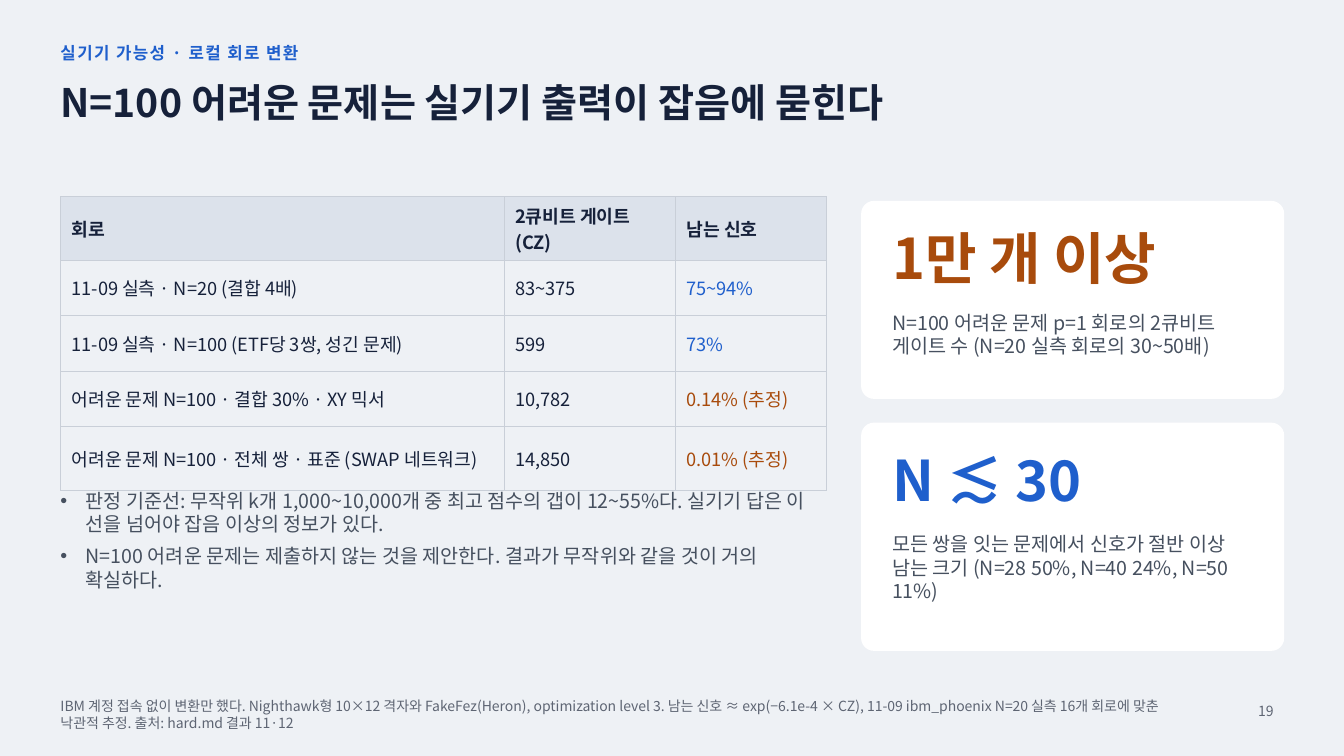
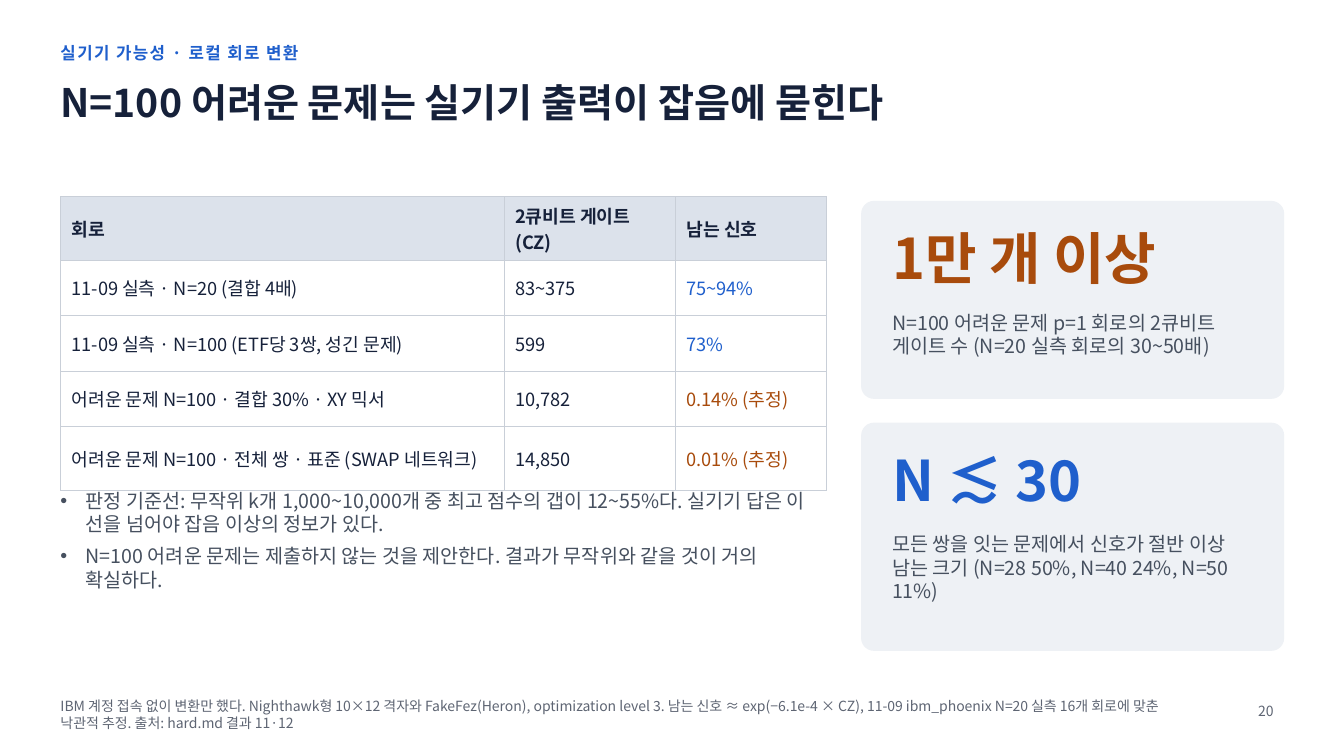
Before and after one commit to 202155570/norma-qaoa, a slide deck: slide 20 of docs/qaoa_achievements_2026-11-19.pptx (slide 19 before the commit). Drawn at 1344x756 pixels with LibreOffice and Linux fonts; fonts in the diff are those of the drawing. Boxes give left, top, right and bottom in pixels: in the first picture for what was removed or moved away, otherwise in the second. Text is boxed around its words. In the diff, an @@ line names an element or a change of style, - is before the commit and + after.

```diff
--- a/docs/qaoa_achievements_2026-11-19.pptx
+++ b/docs/qaoa_achievements_2026-11-19.pptx
@@ background #EEF1F5 to #FFFFFF @@
@@ rounded rectangle at box(862, 202, 1284, 398): fill #FFFFFF to #EEF1F5; outline #FFFFFF 1 pt to #EEF1F5 1 pt @@
@@ rounded rectangle at box(862, 423, 1284, 650): fill #FFFFFF to #EEF1F5; outline #FFFFFF 1 pt to #EEF1F5 1 pt @@
@@ page number at box(1258, 705, 1274, 716): text changed @@
-19
+20
```
Also in this commit, not shown: 4 other slides changed, 1 slide added, 8 other files.
